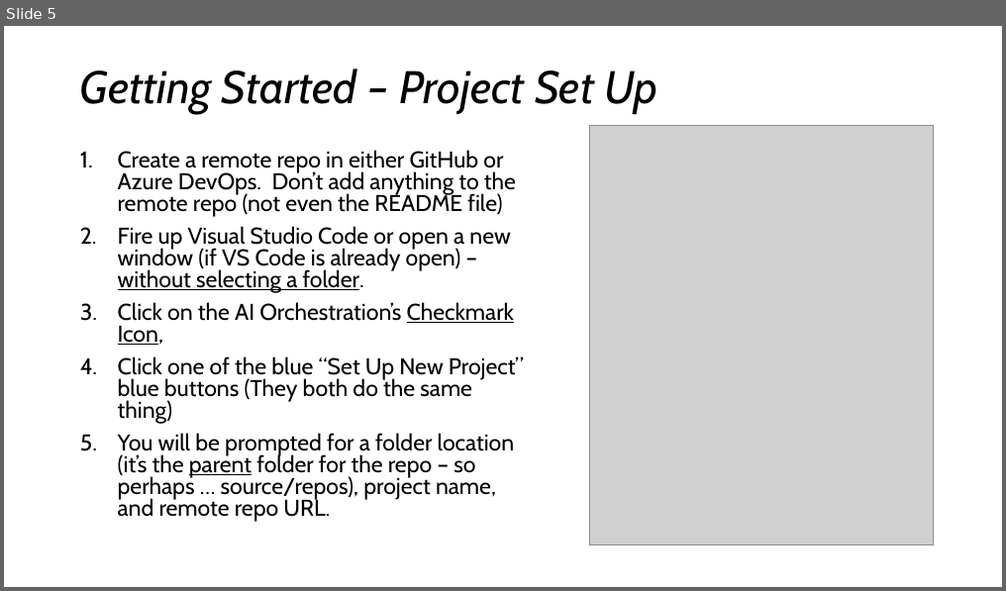
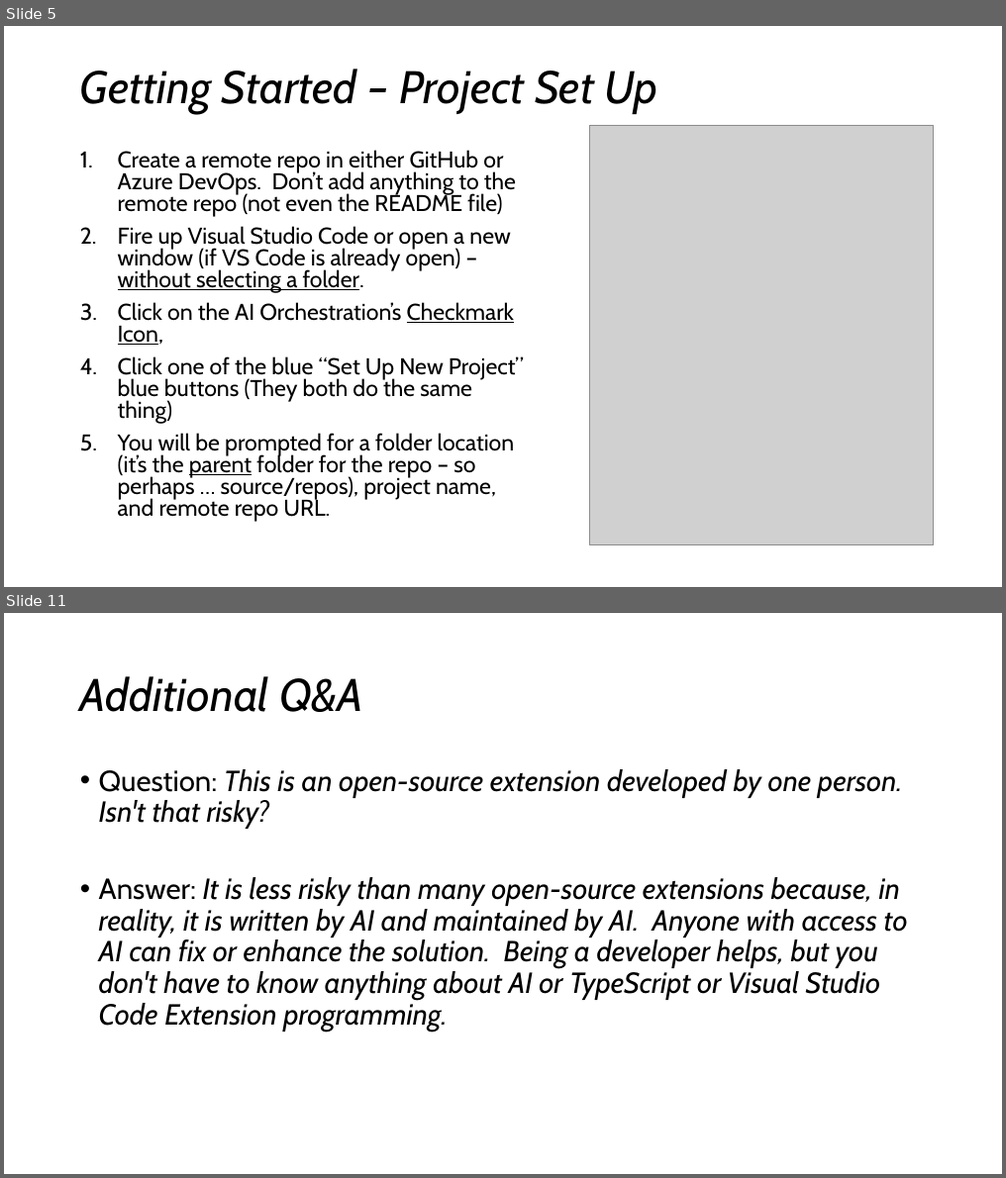
Before and after one commit to darndestdabbler/dabbler-ai-orchestration, a slide deck: docs/onboarding/ai-orchestration.pptx. Shown one above the other, each under a label of ours: slide 5 before the commit, slides 5 and 11 after it; the slides between them are not shown. The pictures are 1006x591 and 1006x1178 pixels, drawn with LibreOffice and Linux fonts; fonts in the diff are those of the drawing; grey boxes stand for pictures. Boxes give left, top, right and bottom in pixels: in the first picture for what was removed or moved away, otherwise in the second. Text is boxed around its words. In the diff, an @@ line names an element or a change of style, - is before the commit and + after.

```diff
--- a/docs/onboarding/ai-orchestration.pptx
+++ b/docs/onboarding/ai-orchestration.pptx
@@ slide 11 added at (x1=4, y1=613, x2=1002, y2=1174), background #FFFFFF @@
@@ title added at (x1=80, y1=676, x2=363, y2=712), 44 pt, text #000000, italic @@
+Additional Q&A
@@ text added at (x1=99, y1=769, x2=908, y2=1032), 28 pt, text #000000, italic @@
+• Question: This is an open-source extension developed by one person. Isn't that risky?
+• Answer: It is less risky than many open-source extensions because, in reality, it is written by AI and maintained by AI. Anyone with access to AI can fix or enhance the solution. Being a developer helps, but you don't have to know anything about AI or TypeScript or Visual Studio Code Extension programming.
```
Also in this commit, not shown: 7 other slides added, 1 other file.
